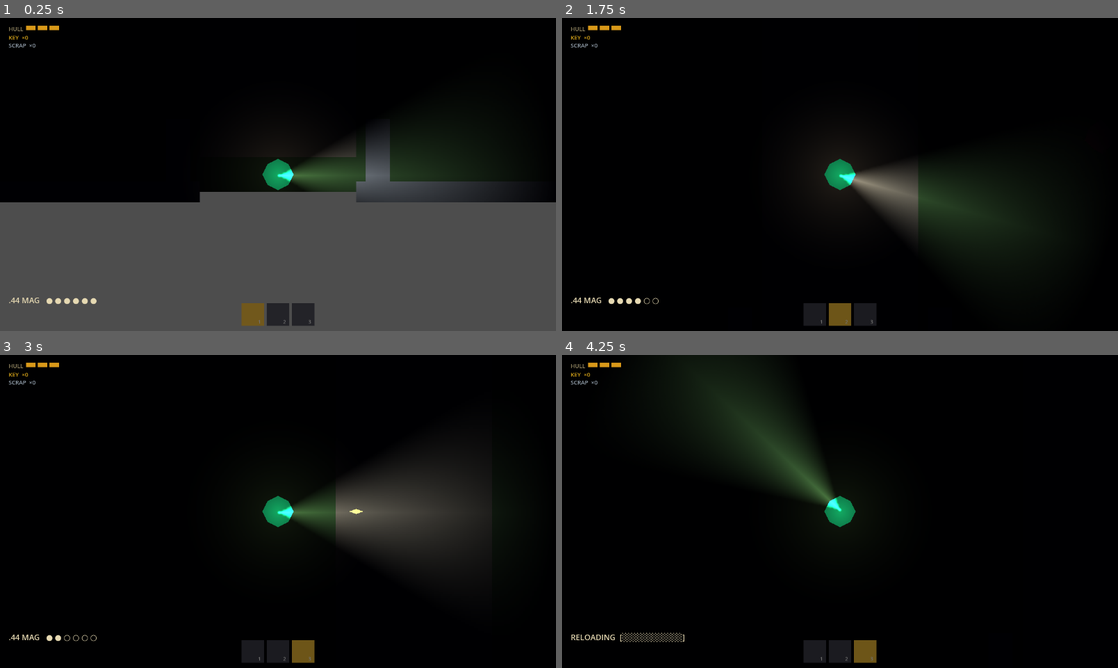
Above: before the commit, frames 1-4 (two rows, left to right).
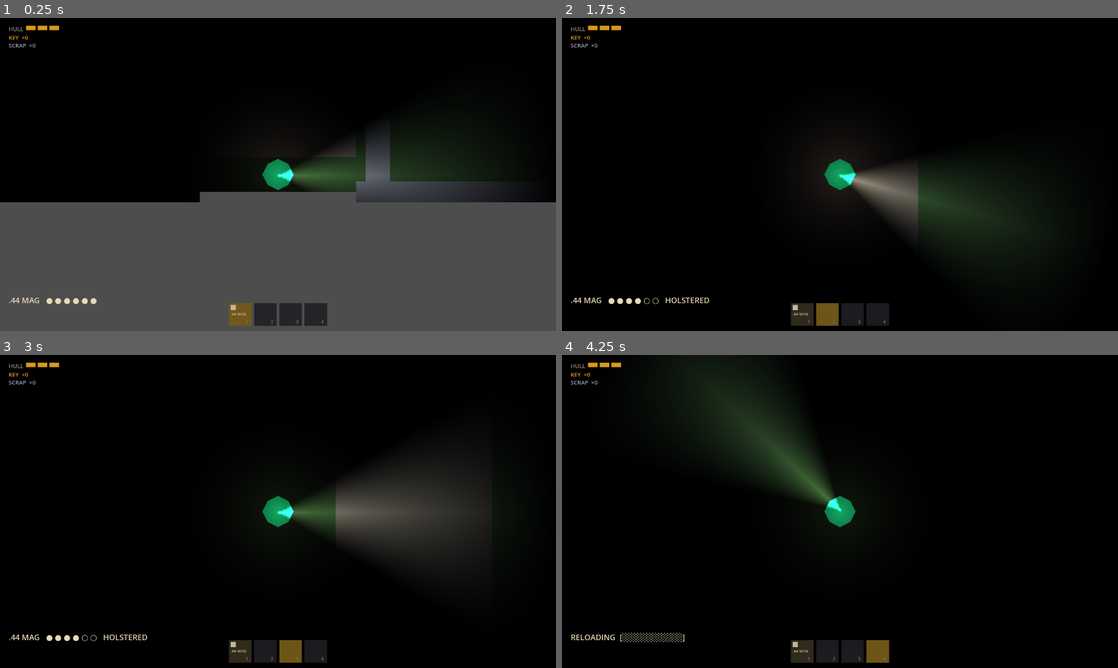
Above: after the commit, the same moments.

Repository: CodingCam-7/We-Lost-Dave
Game: Godot game, scene res://scenes/world.tscn
Same seed, same stepped clock (60 frames per second), same inputs: the game is played once before the commit and once after it. Sound files missing from this copy of the repository are replaced by a short silence.
Inputs (mouse positions are in pixels of both pictures, inside the frame that each line leads up to):
- Up to frame 1 (0.25 s): no input
- Up to frame 2 (1.75 s): tap Enter at 0.5 s; move the mouse to (812, 237) at 0.52 s; press the mouse at (812, 237) at 0.53 s; hold W (move_up) from 0.53 s (still down); tap 1 at 0.8, 1.35 s; move the mouse to (1006, 221) at 1.27 s; release the mouse at (1006, 221) at 1.28 s; click (1006, 221) at 1.42 s; tap 2 at 1.55 s
- Up to frame 3 (3 s): tap Space at 2 s; move the mouse to (111, 464) at 2.02 s; release W (move_up) at 2.03 s; hold A (move_left) from 2.03 s (still down); tap 2 at 2.1 s; click (111, 464) at 2.17 s; tap 3 at 2.3, 2.85 s; move the mouse to (305, 511) at 2.77 s; click (305, 511) at 2.92 s
- Up to frame 4 (4.25 s): tap 4 at 3.05, 3.6 s; move the mouse to (756, 433) at 3.52 s; release A (move_left) at 3.53 s; hold S (move_down) from 3.53 s (still down); hold H from 3.53 s (still down); click (756, 433) at 3.67 s; tap R (reload) at 4.15 s

The runs differ from the first frame. In frame 1, 0.6% of the frame differs, in the area x 41-59%, y 91-99%; in frame 2, 0.8%; in frame 3, 0.9%, in the area x 11-66%, y 49-99%; in frame 4, 0.7%.

Commit message:
Put .44 Magnum in locked hotbar slot 1; 4-slot hotbar, holster to use items
Co-Authored-By: Claude Opus 5.5 (1M context) <noreply@anthropic.com>

Diff:
--- a/scripts/player.gd
+++ b/scripts/player.gd
@@ -19,6 +19,9 @@
 const CYLINDER_CAPACITY := 6
 const FIRE_RATE         := 0.5
 const RELOAD_TIME       := 2.75
+# The gun lives permanently in hotbar slot 1 — it can't be moved, dropped or salvaged
+const GUN_SLOT := 0
+const GUN_ITEM := {"id": "magnum", "name": ".44 Magnum", "short": ".44 MAG", "color": Color(0.75, 0.72, 0.62)}
 
 # ── Inventory UI ──────────────────────────────────────────────────────────────
 const SLOT_W   := 52
@@ -74,8 +77,9 @@
 var _backpack_swatches:  Array     = []   # small ColorRect per slot
 var _backpack_labels:    Array     = []   # Label per slot
 
-# Hotbar — 3 slots
-var _hotbar:             Array = [null, null, null]
+# Hotbar — slot 1 is the gun, slots 2-4 hold items
+const HOTBAR_SIZE := 4
+var _hotbar:             Array = [GUN_ITEM, null, null, null]
 var _hotbar_active:      int   = 0
 var _hotbar_slots:       Array = []   # ColorRect nodes
 var _hotbar_swatches:    Array = []
@@ -119,26 +123,28 @@
 	if not _interactables.is_empty():
 		_refresh_prompt()
 
+const SLOT_KEYS := [KEY_1, KEY_2, KEY_3, KEY_4]   # index = hotbar slot
+
 func _unhandled_input(event: InputEvent) -> void:
+	# Left-click with an item slot selected uses the item. Clicks on HUD
+	# buttons (hotbar/backpack) are consumed by the GUI and never reach here.
+	if event is InputEventMouseButton and event.pressed \
+			and event.button_index == MOUSE_BUTTON_LEFT and _hotbar_active != GUN_SLOT:
+		_use_active_item()
+		return
 	if not (event is InputEventKey and event.pressed and not event.echo):
 		return
 	var key := event as InputEventKey
 	var k   := key.physical_keycode
-	var h   := Input.is_physical_key_pressed(KEY_H)
 	match k:
 		KEY_E:       _try_interact()
 		KEY_I:       _toggle_backpack()
 		KEY_DELETE:  _drop_selected_item()
 		KEY_F:       _use_active_item()
-		KEY_1:
-			if h: _equip_to_hotbar(0)
-			else: _set_hotbar_active(0)
-		KEY_2:
-			if h: _equip_to_hotbar(1)
-			else: _set_hotbar_active(1)
-		KEY_3:
-			if h: _equip_to_hotbar(2)
-			else: _set_hotbar_active(2)
+	var slot := SLOT_KEYS.find(k)
+	if slot >= 0:
+		if Input.is_physical_key_pressed(KEY_H): _equip_to_hotbar(slot)
+		else: _set_hotbar_active(slot)
 
 # ── Movement ──────────────────────────────────────────────────────────────────
 
@@ -164,8 +170,14 @@
 		_update_ammo_label()
 		return
 	_fire_timer -= delta
-	if Input.is_action_just_pressed("reload") or \
-	   (Input.is_action_just_pressed("shoot") and _ammo == 0):
+	if Input.is_action_just_pressed("reload"):
+		_start_reload()
+		return
+	# Gun only fires when its hotbar slot is selected, and not while the
+	# cursor is over a HUD button (so clicking the hotbar doesn't shoot)
+	if _hotbar_active != GUN_SLOT or get_viewport().gui_get_hovered_control() != null:
+		return
+	if Input.is_action_just_pressed("shoot") and _ammo == 0:
 		_start_reload()
 		return
 	if Input.is_action_pressed("shoot") and _fire_timer <= 0.0 and _ammo > 0:
@@ -264,17 +276,18 @@
 		seg.size     = Vector2(SEGMENT_W, SEGMENT_H)
 		seg.position = Vector2(60.0 + i * (SEGMENT_W + SEGMENT_GAP), 18.0)
 		seg.color    = COLOR_HP_FULL if i < _current_hp else COLOR_HP_EMPTY
+		seg.mouse_filter = Control.MOUSE_FILTER_IGNORE  # don't block shooting when hovered
 		_hud_canvas.add_child(seg)
 		_hp_rects.append(seg)
 
 # ── Hotbar ────────────────────────────────────────────────────────────────────
 
 func _build_hotbar(vp: Vector2) -> void:
-	var total_w := 3 * SLOT_W + 2 * SLOT_GAP
+	var total_w := HOTBAR_SIZE * SLOT_W + (HOTBAR_SIZE - 1) * SLOT_GAP
 	var sx      := (vp.x - total_w) / 2.0
 	var sy      := vp.y - SLOT_H - 12.0
 
-	for i in range(3):
+	for i in range(HOTBAR_SIZE):
 		var slot := _make_slot(Vector2(sx + i * (SLOT_W + SLOT_GAP), sy))
 		slot.mouse_filter = Control.MOUSE_FILTER_STOP
 		slot.gui_input.connect(func(e, idx = i): _on_hotbar_clicked(idx, e))
@@ -297,7 +310,7 @@
 		slot.add_child(num)
 
 func _refresh_hotbar() -> void:
-	for i in range(3):
+	for i in range(HOTBAR_SIZE):
 		var item: Variant = _hotbar[i]
 		var slot: ColorRect = _hotbar_slots[i]
 		var sw:   ColorRect = _hotbar_swatches[i]
@@ -315,6 +328,7 @@
 func _set_hotbar_active(slot: int) -> void:
 	_hotbar_active = slot
 	_refresh_hotbar()
+	_update_ammo_label()  # shows/hides the HOLSTERED tag
 
 func _on_hotbar_clicked(idx: int, event: InputEvent) -> void:
 	if event is InputEventMouseButton and event.pressed \
@@ -391,6 +405,8 @@
 	_refresh_backpack()
 
 func _equip_to_hotbar(slot: int) -> void:
+	if slot == GUN_SLOT:
+		return  # the gun's slot is reserved
 	if _backpack_selected < 0 or _backpack_selected >= _inventory.size():
 		return
 	var item: Dictionary = _inventory[_backpack_selected]
@@ -463,6 +479,8 @@
 		for i in range(CYLINDER_CAPACITY):
 			pips += "● " if i < _ammo else "○ "
 		_ammo_label.text = ".44 MAG   " + pips.strip_edges()
+		if _hotbar_active != GUN_SLOT:
+			_ammo_label.text += "   HOLSTERED"
 
 func _update_key_label() -> void:
 	if _key_label:
@@ -636,6 +654,8 @@
 # ── Item use ──────────────────────────────────────────────────────────────────
 
 func _use_active_item() -> void:
+	if _hotbar_active == GUN_SLOT:
+		return
 	var item: Variant = _hotbar[_hotbar_active]
 	if item == null:
 		return
